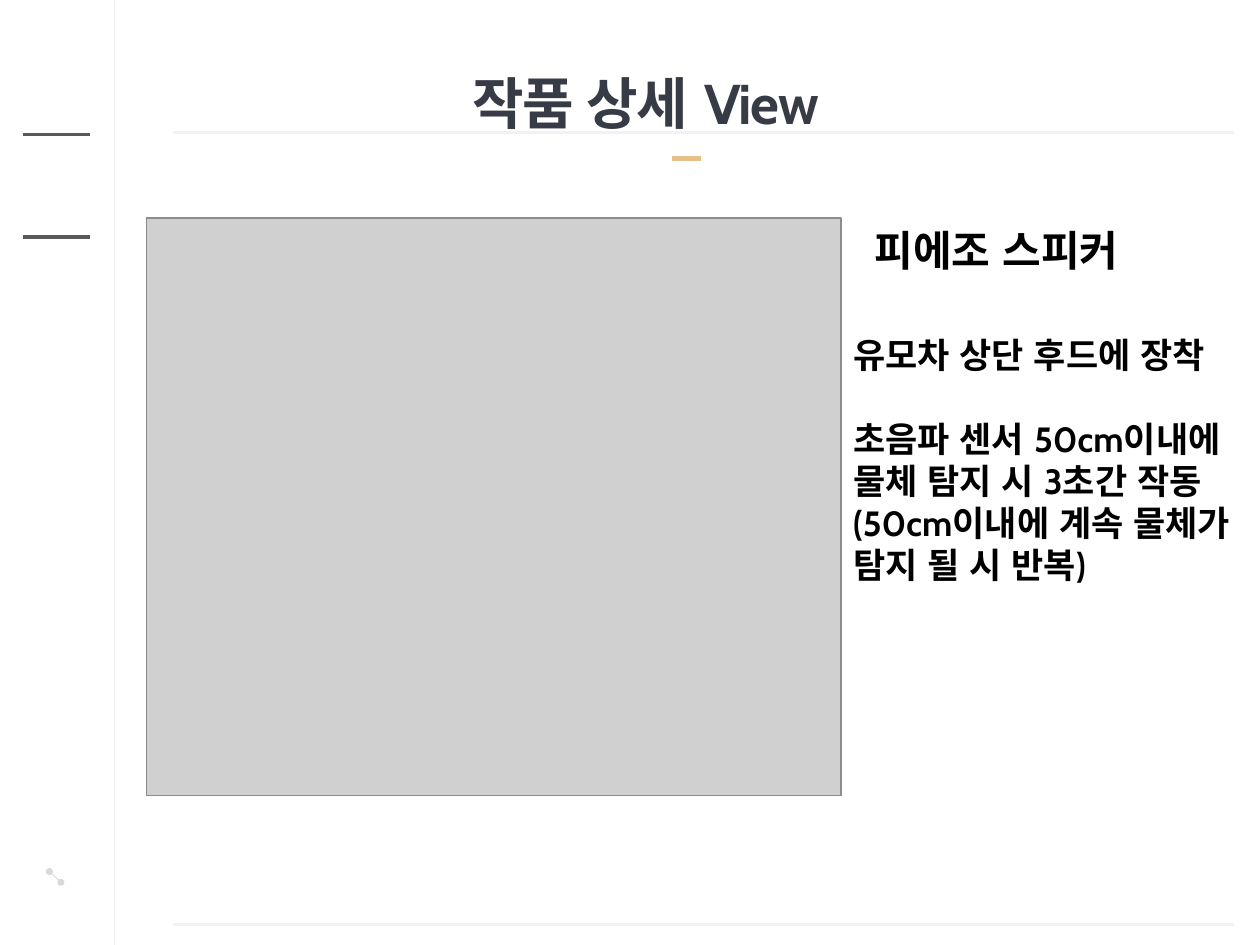
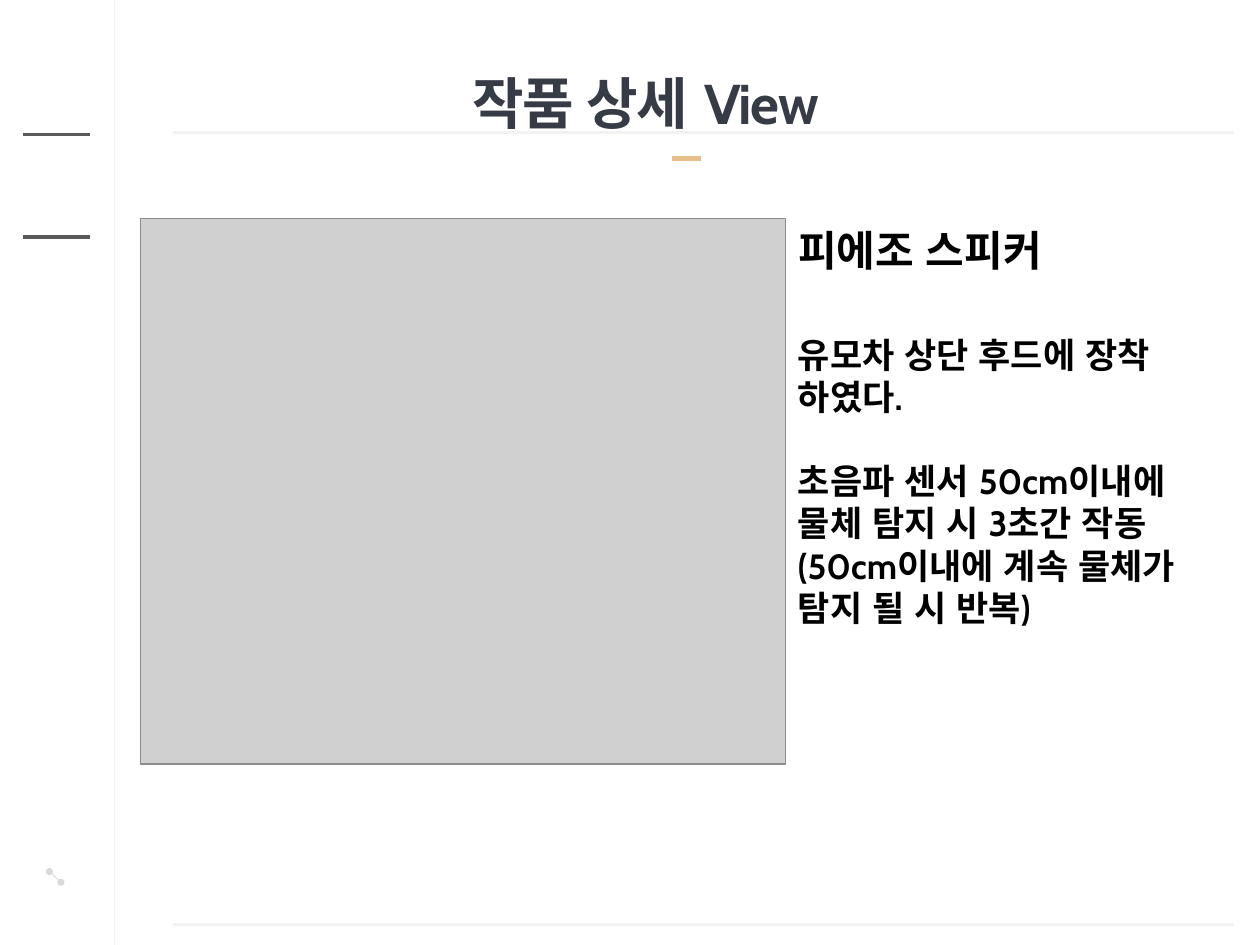
Before and after one commit to younggunwon/SmartUMOCHA, a slide deck: slide 9 of 아두이노 경진대회 Team MyWay ppt.pptx. Drawn at 1260x945 pixels with LibreOffice and Linux fonts; fonts in the diff are those of the drawing; grey boxes stand for pictures; background and template pictures are left out. Boxes give left, top, right and bottom in pixels: in the first picture for what was removed or moved away, otherwise in the second. Text is boxed around its words. In the diff, an @@ line names an element or a change of style, - is before the commit and + after.

```diff
--- a/아두이노 경진대회 Team MyWay ppt.pptx
+++ b/아두이노 경진대회 Team MyWay ppt.pptx
@@ picture resized from (x1=146, y1=218, x2=840, y2=795) to (x1=141, y1=218, x2=786, y2=764) @@
@@ text "피에조 스피커" moved from (x1=875, y1=230, x2=1118, y2=270) to (x1=798, y1=230, x2=1042, y2=270) @@
@@ text "유모차 상단 후드에 장착" moved from (x1=853, y1=338, x2=1230, y2=583) to (x1=798, y1=338, x2=1175, y2=626) @@
@@ text at (x1=798, y1=380, x2=903, y2=413): paragraph added @@
+하였다.
```
Also in this commit, not shown: 8 other slides changed.
